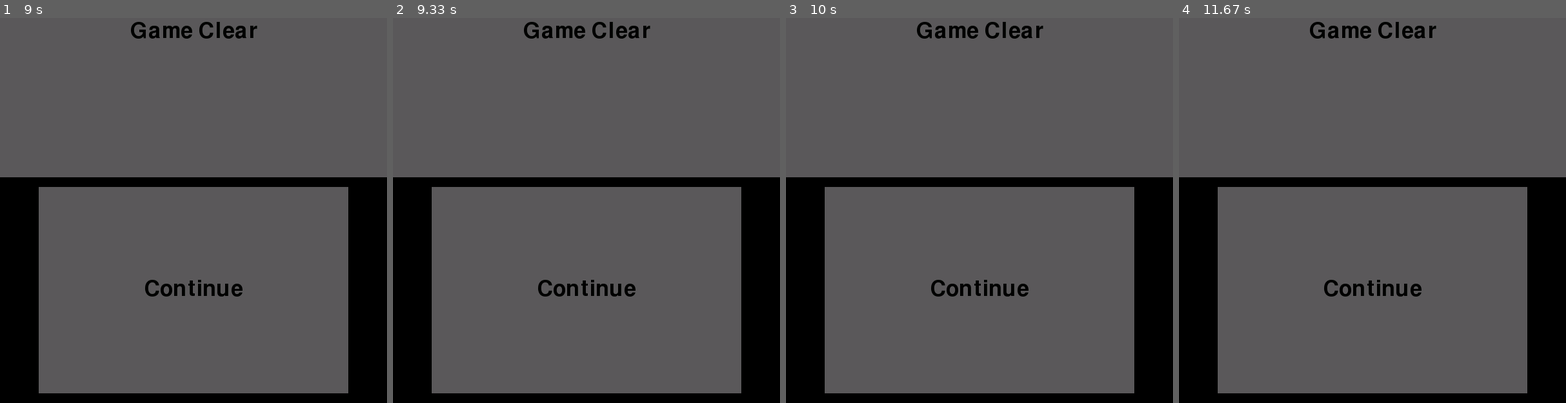
Above: before the commit, frames 1-4 (left to right).
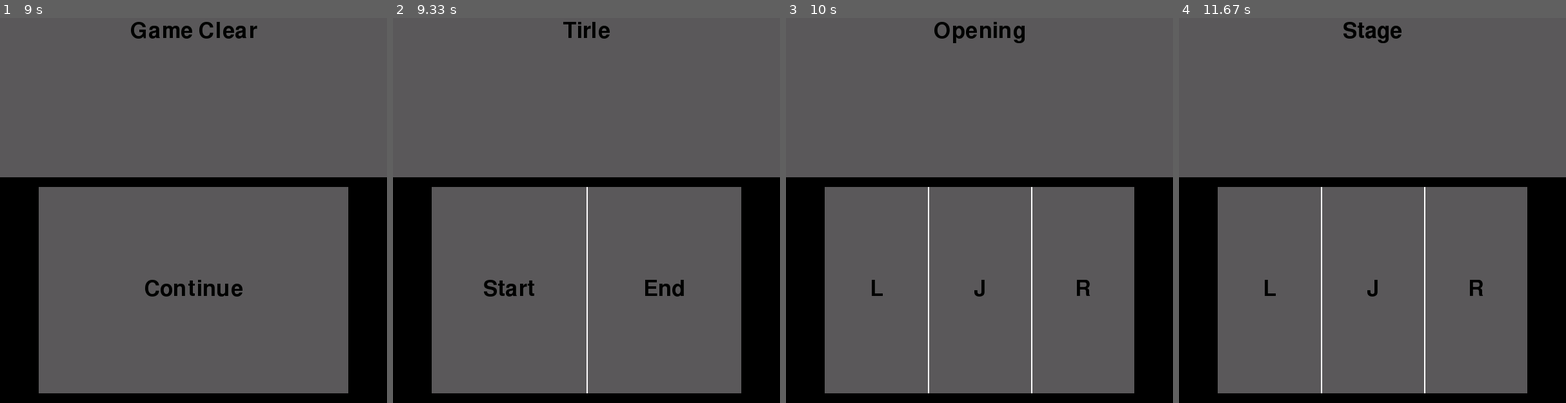
Above: after the commit, the same moments.

Repository: sota-inoue/Game
Game: pygame game, started from src/project/win_main.py
The game is run twice, just before and just after one commit, with the same random seed, the same clock (stepped at 60 frames per second) and the same inputs.
Inputs (mouse positions are in pixels of both pictures, inside the frame that each line leads up to):
- Up to frame 1 (9 s): click (193, 291) at 0.43 s; click (73, 264) at 1.3 s; click (181, 56) at 3.2 s; move the mouse to (313, 268) at 8.97 s
- Up to frame 2 (9.33 s): click (706, 268) at 9.1 s
- Up to frame 3 (10 s): click (890, 322) at 9.5 s
- Up to frame 4 (11.67 s): no input

Frame 1 is identical in both runs. In frame 2, 1.8% of the frame differs, in the area x 23-76%, y 1-98%; in frame 3, 1.7%; in frame 4, 1.7%.

Commit message:
クリア画面で入力があった場合、タイトル画面へ遷移

Diff:
--- a/src/project/System/App.py
+++ b/src/project/System/App.py
@@ -103,27 +103,42 @@
         self.close()
 
     def update(self):
+        """
+        ゲームの進行を管理する
+        """
+        # タイトル画面でタッチされた場合
         if self.state == GameState.TITLE and self.is_touching == True:
+            # 左半分が押されたらオープニング画面へ遷移
             if self.input_x < self.touch.WIDTH //2 :
                 self.state = GameState.OP
                 self.game.set_state(GameScene.OP)
                 self.touch.set_state(TouchScene.CONTROLLER)
                 self.count = 0
+
+            # 右半分が押されたらゲームを終了
             elif self.input_x > self.touch.WIDTH //2 :
                 self.running = False
+
+        # オープニング画面を2秒表示したらゲーム画面へ遷移
         elif self.state == GameState.OP and self.count > 20:
             self.state = GameState.STAGE
             self.game.set_state(GameScene.STAGE)
             self.touch.set_state(TouchScene.CONTROLLER)
             self.count = 0
+
+        # ゲーム画面を5秒表示したらクリア画面へ遷移
         elif self.state == GameState.STAGE and self.count > 50:
             self.state = GameState.CLEAR
             self.game.set_state(GameScene.CLEAR)
             self.touch.set_state(TouchScene.CONTINUE)
             self.count = 0
 
-
-
+        # クリア画面でタッチされたらタイトル画面へ戻る
+        elif self.state == GameState.CLEAR and self.is_touching == True:
+            self.state = GameState.TITLE
+            self.game.set_state(GameScene.TITLE)
+            self.touch.set_state(TouchScene.START)
+            self.count = 0
 
 
     def get_event(self):
